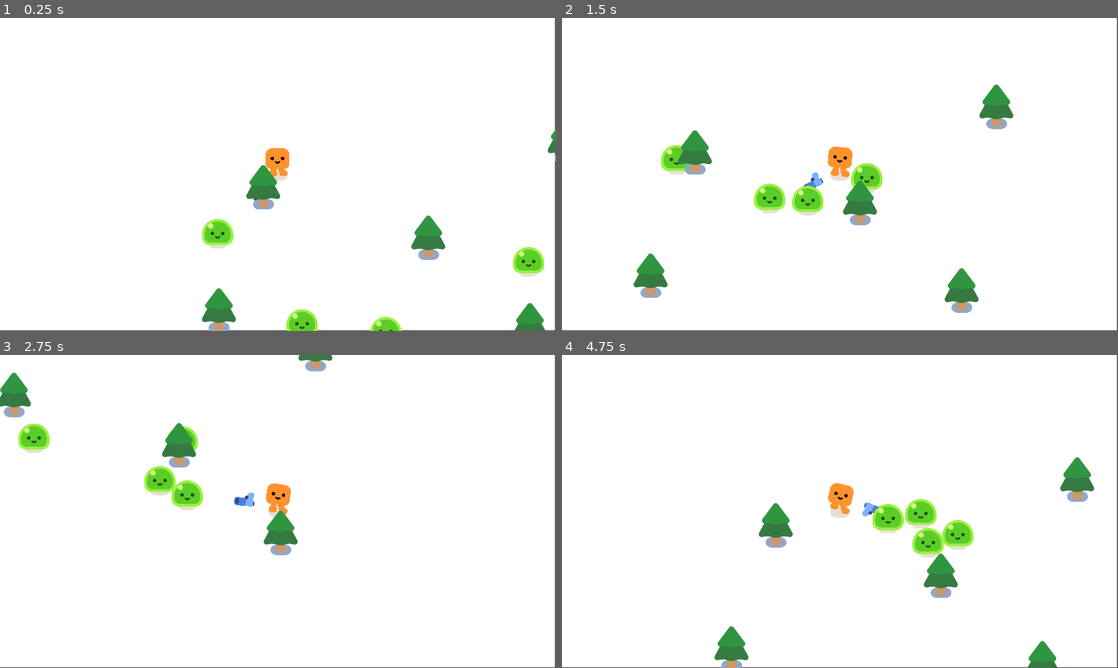
Above: before the commit, frames 1-4 (two rows, left to right).
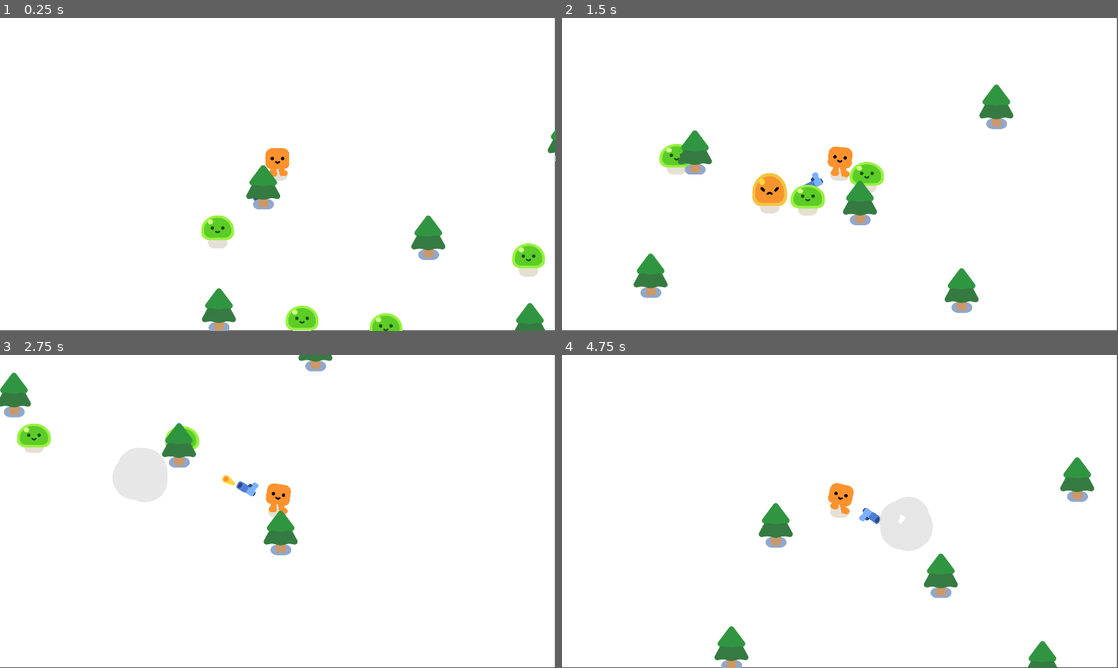
Above: after the commit, the same moments.

Repository: RE-RuLuM/2d-shooter
Game: Godot game, scene res://scenes/game.tscn
Same seed, same stepped clock (60 frames per second), same inputs: the game is played once before the commit and once after it.
Inputs:
- Up to frame 1 (0.25 s): no input
- Up to frame 2 (1.5 s): hold D (move_right) 0.53-1.28 s; hold S (move_down) from 1.28 s (still down)
- Up to frame 3 (2.75 s): release S (move_down) at 2.03 s; hold D (move_right) from 2.03 s (still down)
- Up to frame 4 (4.75 s): release D (move_right) at 2.78 s; hold W (move_up) 2.78-3.53 s; hold A (move_left) from 3.53 s (still down)

The runs differ from the first frame. In frame 1, 1.1% of the frame differs, in the area x 36-98%, y 63-100%; in frame 2, 1.3%; in frame 3, 1.3%; in frame 4, 2.2%, in the area x 53-74%, y 45-65%.

Commit message:
agregando arma y proyectil junto con animaciones de daño en mobs

Diff:
--- /dev/null
+++ b/scenes/bullet.tscn
@@ -0,0 +1,23 @@
+[gd_scene load_steps=4 format=3 uid="uid://b8q30ioro08kw"]
+
+[ext_resource type="Script" uid="uid://cep6fwu3cv2ps" path="res://scripts/bullet.gd" id="1_y25gk"]
+[ext_resource type="Texture2D" uid="uid://dftkbqwsfd68r" path="res://pistol/projectile.png" id="2_l5glv"]
+
+[sub_resource type="CircleShape2D" id="CircleShape2D_eoqba"]
+radius = 18.0278
+
+[node name="Bullet" type="Area2D"]
+top_level = true
+collision_layer = 0
+collision_mask = 3
+script = ExtResource("1_y25gk")
+
+[node name="Projectile" type="Sprite2D" parent="."]
+position = Vector2(-10, 0)
+texture = ExtResource("2_l5glv")
+
+[node name="CollisionShape2D" type="CollisionShape2D" parent="."]
+position = Vector2(1, 0)
+shape = SubResource("CircleShape2D_eoqba")
+
+[connection signal="body_entered" from="." to="." method="_on_body_entered"]
--- a/scenes/gun.tscn
+++ b/scenes/gun.tscn
@@ -21,4 +21,11 @@
 texture = ExtResource("1_x77fm")
 
 [node name="ShootingPoint" type="Marker2D" parent="WeaponPivot/Pistol"]
+unique_name_in_owner = true
 position = Vector2(26, -11)
+
+[node name="Timer" type="Timer" parent="."]
+wait_time = 0.3
+autostart = true
+
+[connection signal="timeout" from="Timer" to="." method="_on_timer_timeout"]
--- a/scenes/mob.tscn
+++ b/scenes/mob.tscn
@@ -12,6 +12,7 @@
 script = ExtResource("1_bsing")
 
 [node name="Slime" parent="." instance=ExtResource("1_4are2")]
+unique_name_in_owner = true
 position = Vector2(0, 29)
 
 [node name="CollisionShape2D" type="CollisionShape2D" parent="."]
--- /dev/null
+++ b/scripts/bullet.gd
@@ -0,0 +1,20 @@
+extends Area2D
+
+var travelled_distance: float = 0
+
+const SPEED: float = 1000.0
+const RANGE: float = 1200.0
+
+func _physics_process(delta: float) -> void:
+	var direction = Vector2.RIGHT.rotated(rotation)
+	position += direction * SPEED * delta
+
+	travelled_distance += SPEED * delta
+	if travelled_distance > RANGE:
+		queue_free()
+
+
+func _on_body_entered(body: Node2D) -> void:
+	queue_free()
+	if body.has_method("take_damage"):
+		body.take_damage()
--- a/scripts/gun.gd
+++ b/scripts/gun.gd
@@ -5,3 +5,14 @@
 	if enemies_in_range.size() > 0:
 		var target_enemy: Node2D = enemies_in_range.front()
 		look_at(target_enemy.global_position)
+
+func shoot():
+	const BULLET = preload("res://scenes/bullet.tscn")
+	var new_bullet: Area2D = BULLET.instantiate()
+	new_bullet.global_position = %ShootingPoint.global_position
+	new_bullet.global_rotation = %ShootingPoint.global_rotation
+	%ShootingPoint.add_child(new_bullet)
+
+
+func _on_timer_timeout() -> void:
+	shoot()
--- a/scripts/mob.gd
+++ b/scripts/mob.gd
@@ -1,8 +1,24 @@
 extends CharacterBody2D
 
+var health = 3
+
 @onready var player: CharacterBody2D = get_node("/root/Game/Player")
+
+func _ready() -> void:
+	%Slime.play_walk()
 
 func _physics_process(delta):
 	var direction = global_position.direction_to(player.global_position)
 	velocity = direction * 300.0
 	move_and_slide()
+
+func take_damage():
+	health -= 1
+	%Slime.play_hurt()
+	if (health == 0):
+		queue_free()
+
+		const SMOKE_SCENE = preload("res://smoke_explosion/smoke_explosion.tscn")
+		var smoke = SMOKE_SCENE.instantiate()
+		get_parent().add_child(smoke)
+		smoke.global_position = global_position
Not shown, added: scripts/bullet.gd.uid
